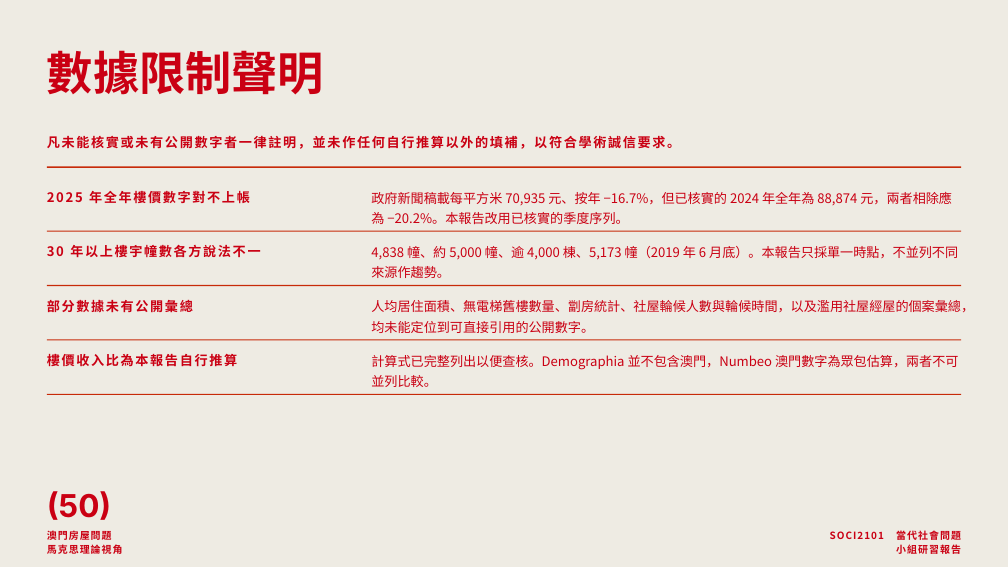
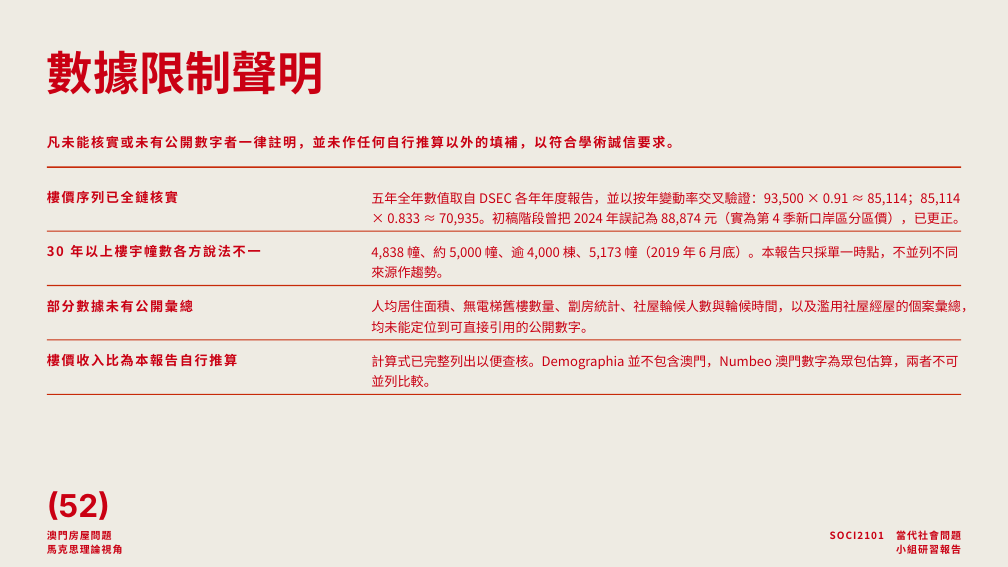
Before and after one commit to lammkiii/-, a slide deck: slide 52 of macau-housing-report/澳門房屋問題-小組研習報告.pptx (slide 50 before the commit). Drawn at 1008x567 pixels with LibreOffice and Linux fonts; fonts in the diff are those of the drawing. Boxes give left, top, right and bottom in pixels: in the first picture for what was removed or moved away, otherwise in the second. Text is boxed around its words. In the diff, an @@ line names an element or a change of style, - is before the commit and + after.

```diff
--- a/macau-housing-report/澳門房屋問題-小組研習報告.pptx
+++ b/macau-housing-report/澳門房屋問題-小組研習報告.pptx
@@ text at bbox=[47, 188, 178, 206]: text changed @@
-2025 年全年樓價數字對不上帳
+樓價序列已全鏈核實
@@ text at bbox=[371, 192, 966, 226]: text changed @@
-政府新聞稿載每平方米 70,935 元、按年 −16.7%，但已核實的 2024 年全年為 88,874 元，兩者相除應為 −20.2%。本報告改用已核實的季度序列。
+五年全年數值取自 DSEC 各年年度報告，並以按年變動率交叉驗證：93,500 × 0.91 ≈ 85,114；85,114 × 0.833 ≈ 70,935。初稿階段曾把 2024 年誤記為 88,874 元（實為第 4 季新口岸區分區價），已更正。
@@ text at bbox=[47, 491, 110, 520]: text changed @@
-(50)
+(52)
```
Also in this commit, not shown: 40 other slides changed, 2 slides added, 8 other files.
